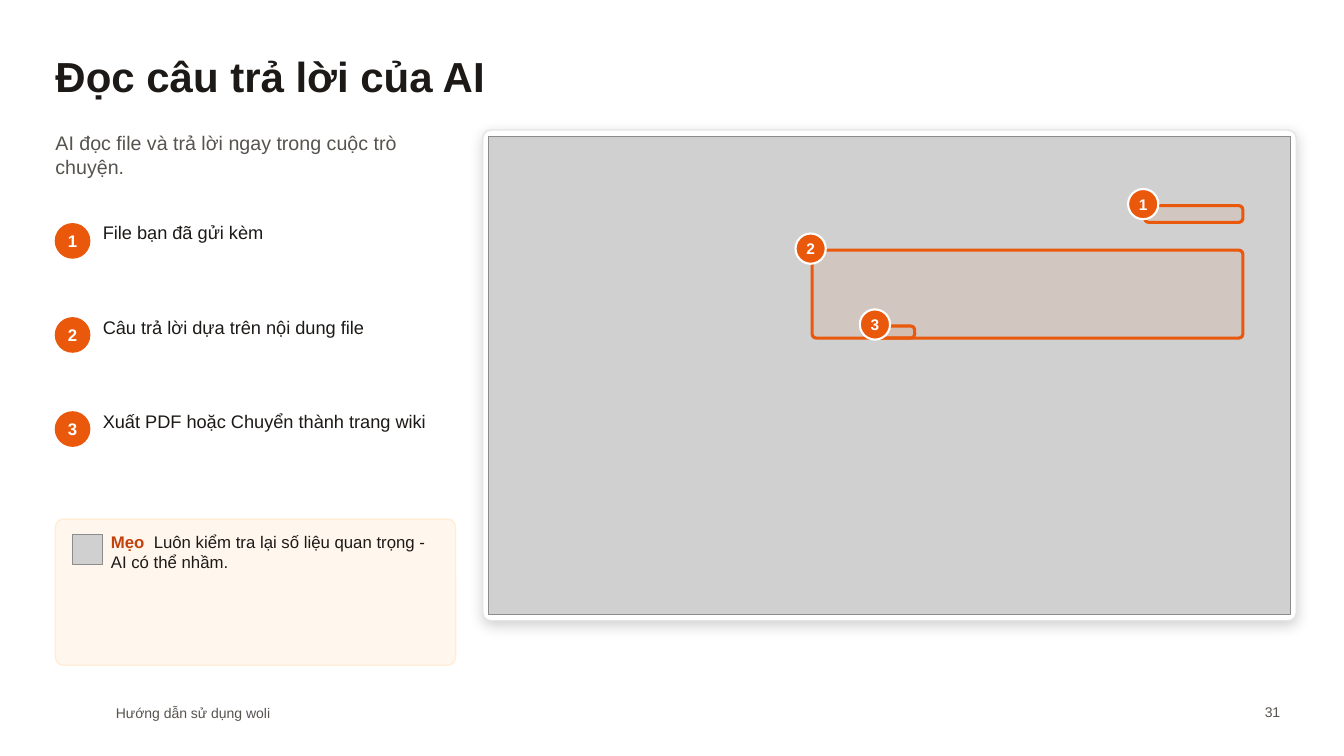
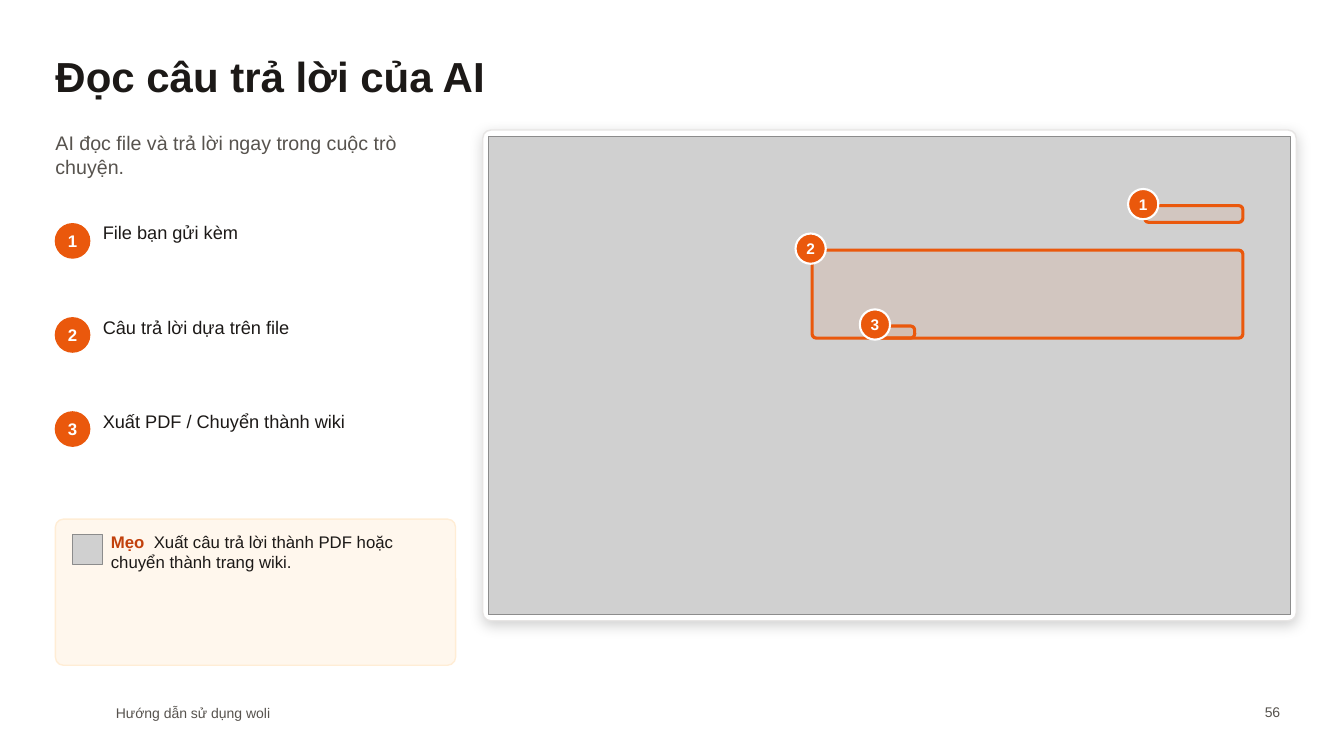
Before and after one commit to diuthihieu/hr-task-managent-CL, a slide deck: slide 56 of docs/woli-Huong-dan-su-dung.pptx (slide 31 before the commit). Drawn at 1344x756 pixels with LibreOffice and Linux fonts; fonts in the diff are those of the drawing; grey boxes stand for pictures; background and template pictures are left out. Boxes give left, top, right and bottom in pixels: in the first picture for what was removed or moved away, otherwise in the second. Text is boxed around its words. In the diff, an @@ line names an element or a change of style, - is before the commit and + after.

```diff
--- a/docs/woli-Huong-dan-su-dung.pptx
+++ b/docs/woli-Huong-dan-su-dung.pptx
@@ text at [103, 225, 238, 243]: text changed @@
-File bạn đã gửi kèm
+File bạn gửi kèm
@@ text at [103, 320, 289, 337]: text changed @@
-Câu trả lời dựa trên nội dung file
+Câu trả lời dựa trên file
@@ text at [103, 414, 345, 432]: text changed @@
-Xuất PDF hoặc Chuyển thành trang wiki
+Xuất PDF / Chuyển thành wiki
@@ text at [111, 535, 393, 572]: text changed @@
-Mẹo Luôn kiểm tra lại số liệu quan trọng - AI có thể nhầm.
+Mẹo Xuất câu trả lời thành PDF hoặc chuyển thành trang wiki.
@@ page number at [1265, 707, 1281, 717]: text changed @@
-31
+56
```
Also in this commit, not shown: 27 other slides changed, 33 slides added, 3 slides removed.
